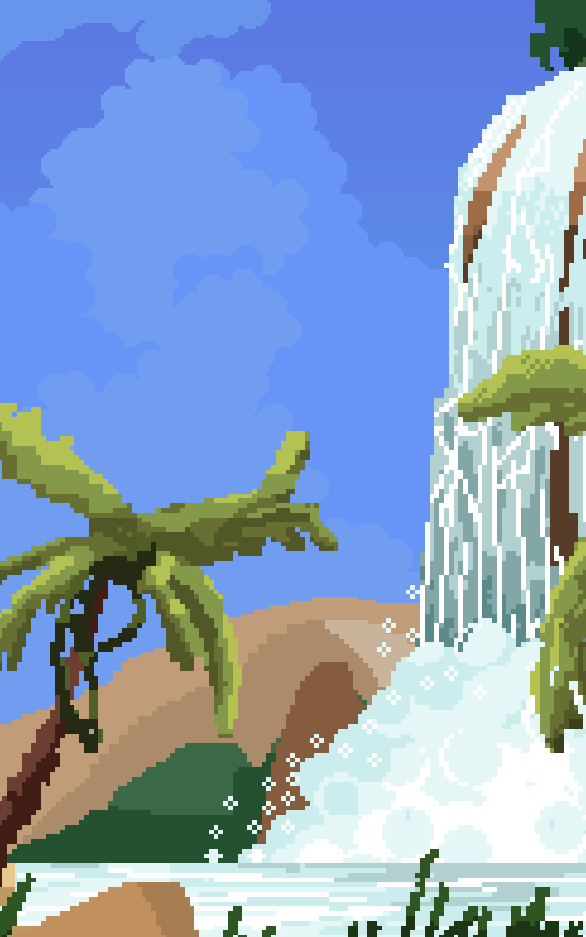
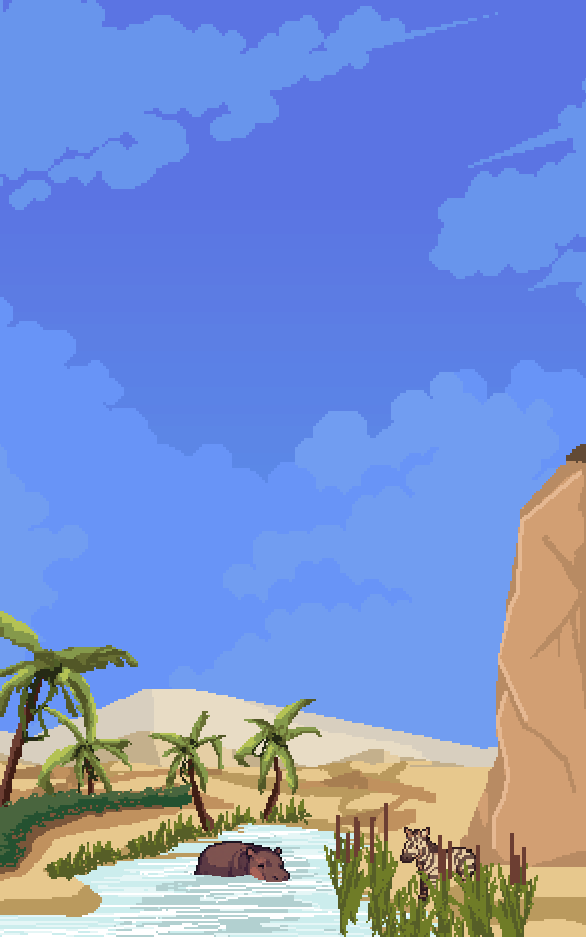
Layers edited between the first and the second 586 × 937 image:
hid group "Menu" (8 layers) over [0, 0, 586, 937]
showed group "Puzlle" (9 layers) over [0, 0, 586, 937]
painted on "Plan 2.png #10" over [390, 843, 412, 867]